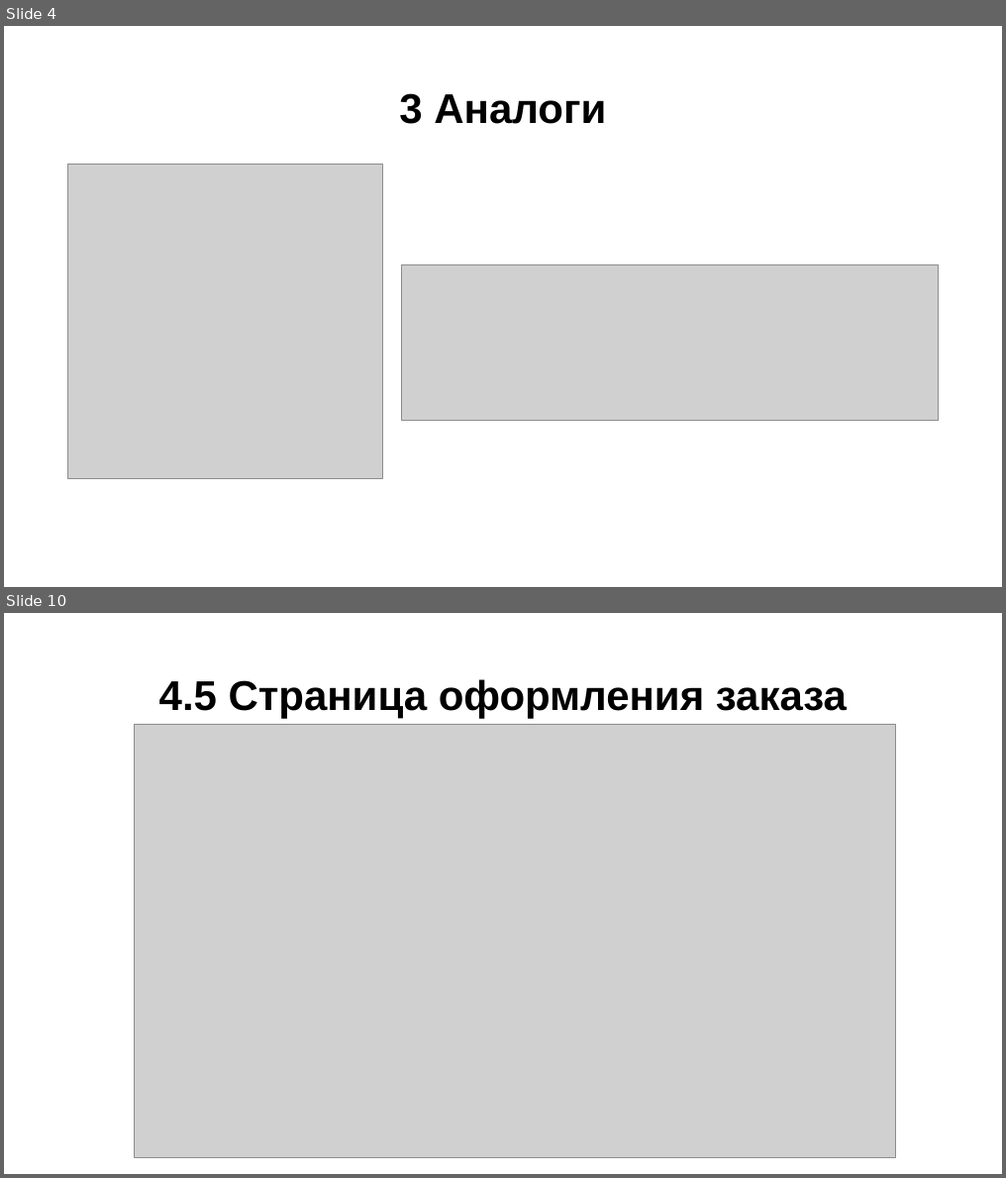
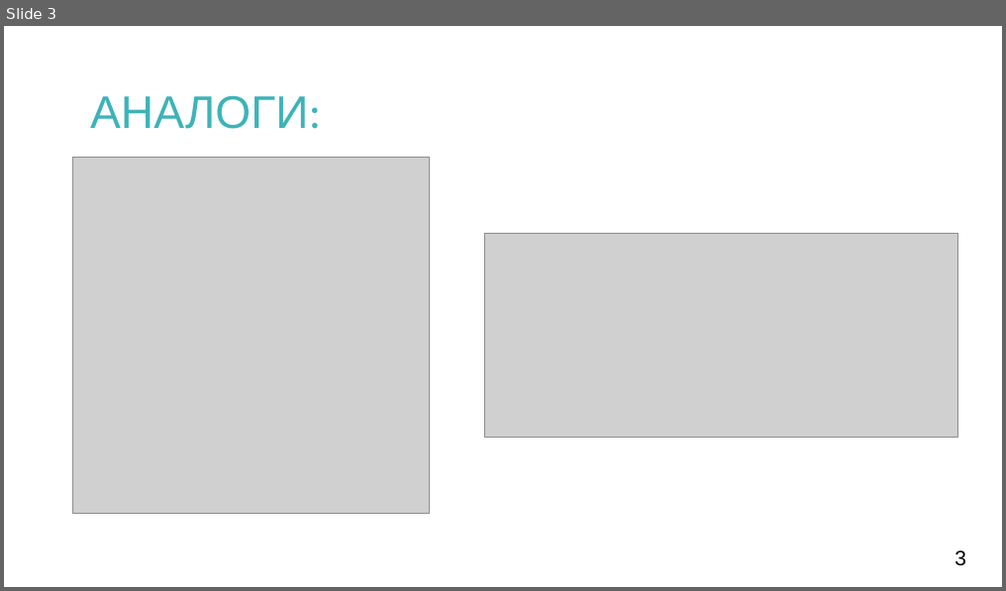
Before and after one commit to AusaSwart/Diploma_documentation, a slide deck: Disk/Презентация.pps. Shown one above the other, each under a label of ours: slides 4 and 10 before the commit, slide 3 after it; the slides between them are not shown. The pictures are 1006x1178 and 1006x591 pixels, drawn with LibreOffice and Linux fonts; fonts in the diff are those of the drawing; grey boxes stand for pictures. Boxes give left, top, right and bottom in pixels: in the first picture for what was removed or moved away, otherwise in the second. Text is boxed around its words. In the diff, an @@ line names an element or a change of style, - is before the commit and + after.

```diff
--- a/Disk/Презентация.pps
+++ b/Disk/Презентация.pps
@@ slide 10 removed at (4,613,1002,1174), background #FFFFFF @@
@@ title removed at (159,679,846,719) @@
-4.5 Страница оформления заказа
@@ picture removed at (134,724,895,1157) @@
@@ what was slide 4 is now slide 3 @@
@@ slide 3 changed as well @@
@@ text "АНАЛОГИ:" at (90,95,321,129): vertical alignment middle to top @@
@@ text at (90,95,321,129): text changed; size 40 to 44 pt; text colour #000000 to #3DB3B9; bold off @@
-3 Аналоги
+АНАЛОГИ:
@@ picture: place and size @@
-picture at (67,165,382,479)
+picture at (73,158,429,514)
@@ picture: place and size @@
-picture at (402,266,939,421)
+picture at (484,233,957,438)
@@ text added at (954,551,966,567), 20 pt, text #000000 @@
+3
```
Also in this commit, not shown: 1 other slide changed, 9 slides added, 11 other slides removed, 8 other files.
